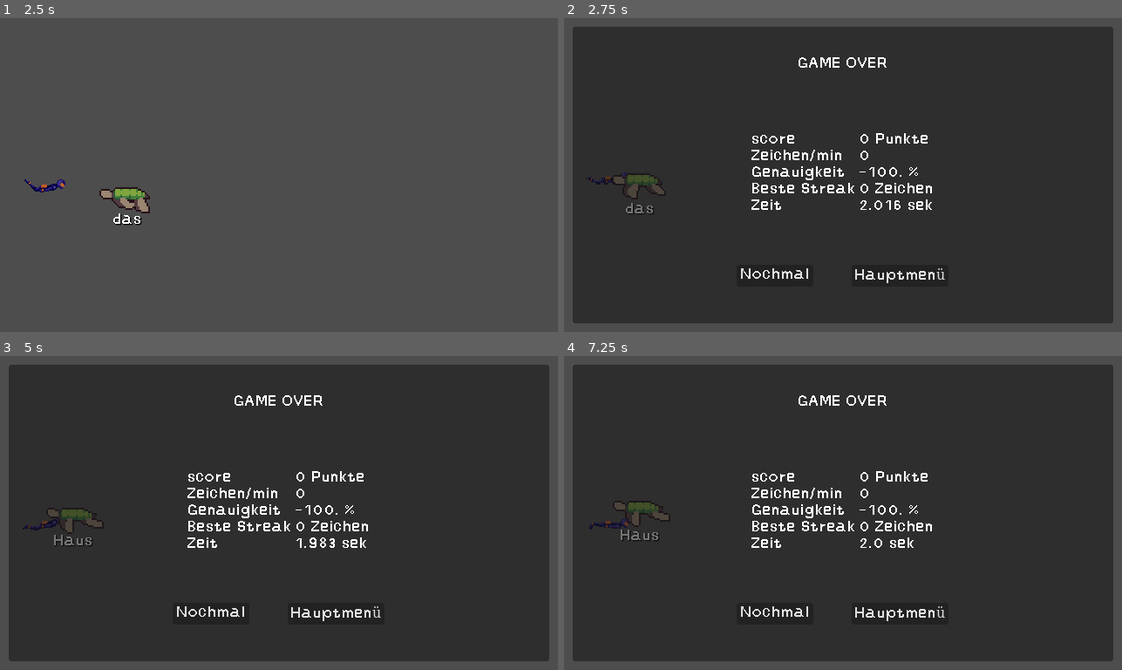
Above: before the commit, frames 1-4 (two rows, left to right).
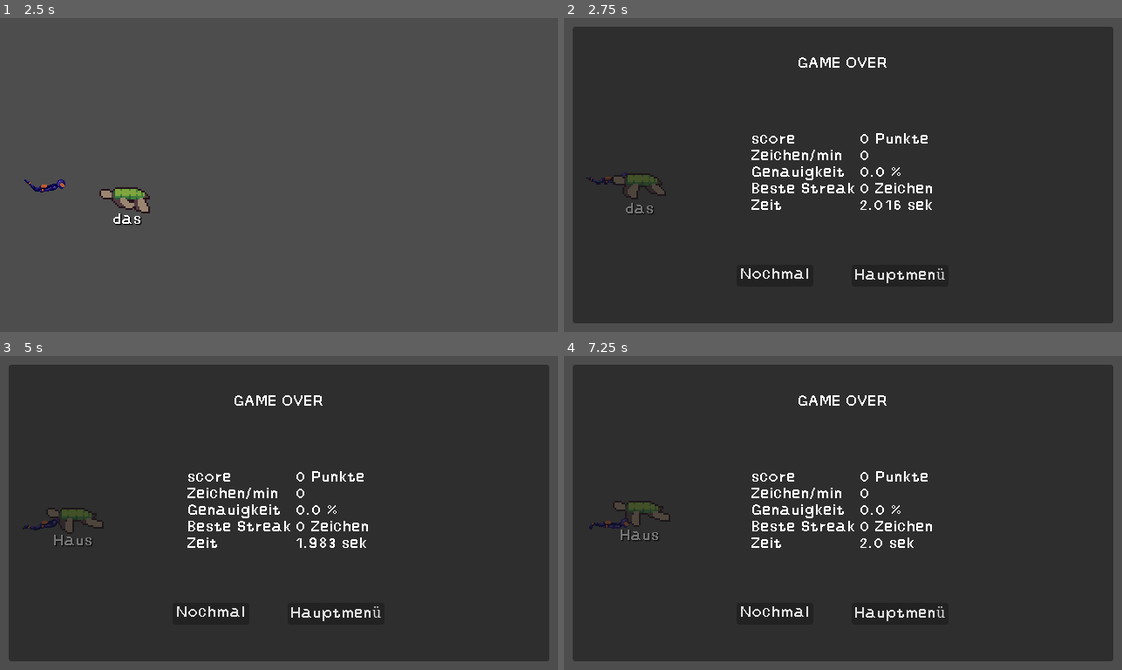
Above: after the commit, the same moments.

Repository: lehmius/typing-tides
Game: Godot game, scene res://scenes/game.tscn
The game is run twice, just before and just after one commit, with the same random seed, the same clock (stepped at 60 frames per second) and the same inputs. The engine's default icon, where the game draws it, is replaced by a stand-in: a white triangle on a blue panel in a dark square.
Inputs (mouse positions are in pixels of both pictures, inside the frame that each line leads up to):
- Up to frame 1 (2.5 s): tap Enter at 0.5 s; move the mouse to (401, 159) at 0.52 s; click (401, 159) at 0.67 s; move the mouse to (167, 190) at 1.27 s; click (167, 190) at 1.42 s; move the mouse to (334, 105) at 2.02 s; click (334, 105) at 2.17 s
- Up to frame 2 (2.75 s): no input
- Up to frame 3 (5 s): click "Nochmal" at 2.75 s; move the mouse to (251, 575) at 3.52 s; click (251, 575) at 3.67 s; move the mouse to (446, 560) at 4.27 s; click (446, 560) at 4.42 s
- Up to frame 4 (7.25 s): click "Nochmal" at 5 s; move the mouse to (675, 465) at 5.77 s; click (675, 465) at 5.92 s; move the mouse to (870, 513) at 6.52 s; click (870, 513) at 6.67 s

Frame 1 is identical in both runs. In frame 2, 0.1% of the frame differs, in the area x 52-64%, y 47-51%; in frame 3, 0.1%; in frame 4, 0.1%.
Error in both runs: Out of bounds get index '-1' (on base: 'Array[String]') (res://scripts/game_state_handler.gd:112)

Commit message:
Change return value of performance getter functions to 0 instead of -1 for consistency with endscreen

Diff:
--- a/scripts/game_state_handler.gd
+++ b/scripts/game_state_handler.gd
@@ -248,14 +248,14 @@
 ## @returns: float - The total accuracy
 func getTotalAccuracy() -> float:
 	if not totalLettersTyped==0: return (float(totalLettersTyped)-float(totalMistakesMade))/float(totalLettersTyped)
-	else: return -1
+	else: return 0
 
 ## Calculate the characters per minute typed
 ##
 ## @returns: float - Characters per minute (including wrong ones)
 func getCharactersPerMinute() -> float:
 	if not time==0: return totalLettersTyped/(time/60)
-	else: return -1
+	else: return 0
 
 ## Calculates the players performance metrics and sends them over the signal bus.
 ##
@@ -281,7 +281,6 @@
 	GlobalState.isPaused = true
 
 ## Helper function to trigger when the level is over as the player has been hit.
-## TODO: Implement endscreen and switch to main menu
 ##
 ## @returns: void
 func gameOverTriggered() -> void:
